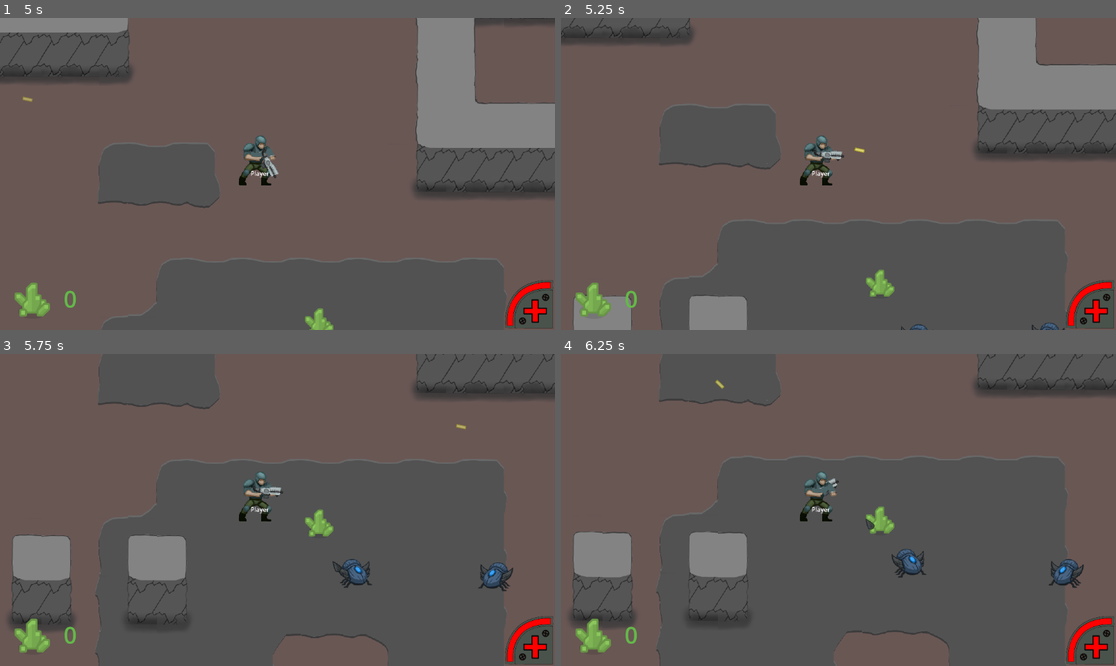
Above: before the commit, frames 1-4 (two rows, left to right).
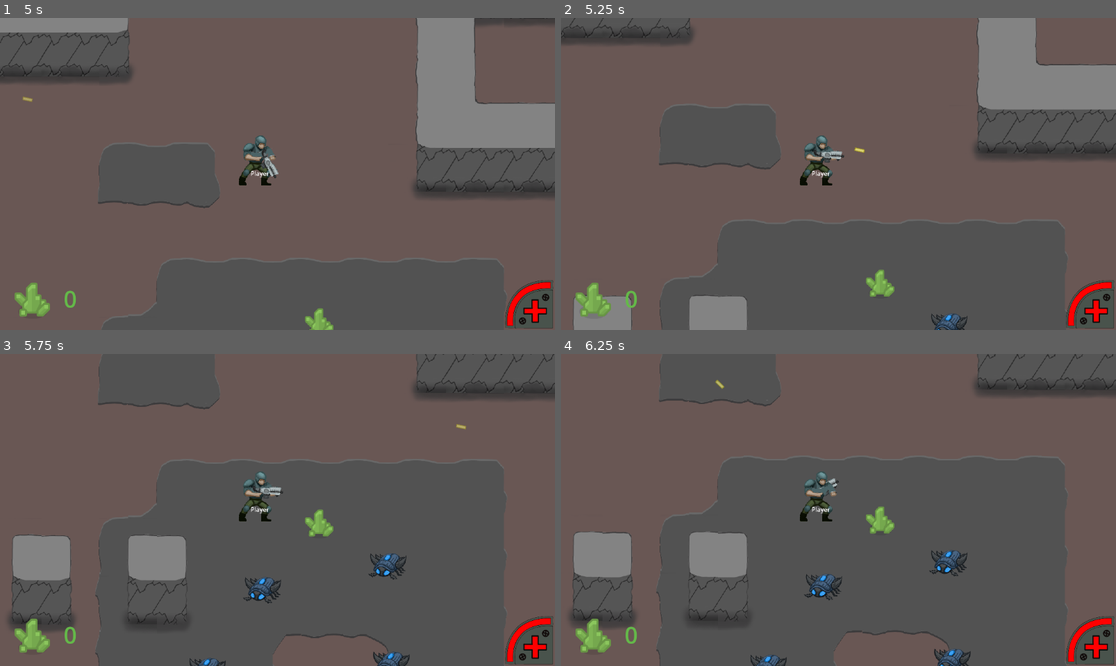
Above: after the commit, the same moments.

Repository: nuzcraft/gdfg-team-4
Game: Godot game, scene res://scenes/levels/level2.tscn
The game is run twice, just before and just after one commit, with the same random seed, the same clock (stepped at 60 frames per second) and the same inputs. This scene is started directly instead of the project's main scene.
Inputs (mouse positions are in pixels of both pictures, inside the frame that each line leads up to):
- Up to frame 1 (5 s): tap Enter at 0.5 s; move the mouse to (399, 158) at 0.52 s; hold D (right) 0.53-1.25 s; tap Space (primaryAction) at 0.6, 3.5, 3.6 s; click (399, 158) at 0.67 s; drag from (166, 189) to (288, 320) at 1.27 s; move the mouse to (333, 105) at 2.02 s; hold D (right) 2.03-2.75 s; tap Alt at 2.1 s; drag from (249, 236) to (111, 127) at 2.77 s; move the mouse to (444, 220) at 3.52 s; hold A (left) 3.53-4.25 s; drag from (111, 127) to (316, 320) at 4.27 s
- Up to frame 2 (5.25 s): tap Enter at 5 s; move the mouse to (866, 174) at 5.02 s; hold S (down) from 5.03 s (still down); tap Alt at 5.1 s; click (866, 174) at 5.17 s
- Up to frame 3 (5.75 s): keep holding S (down)
- Up to frame 4 (6.25 s): release S (down) at 5.75 s; drag from (755, 432) to (1027, 428) at 5.77 s

Frame 1 is identical in both runs. In frame 2, 0.3% of the frame differs, in the area x 61-91%, y 94-100%; in frame 3, 1.7%; in frame 4, 1.8%, in the area x 34-95%, y 52-100%.
Error after the commit: Parse Error: Identifier "SHOOTING" not declared in the current scope. (res://scenes/enemies/ice_beetle.gd:6)

Commit message:
removes shooting from enemy.gd

Diff:
--- a/scenes/enemies/enemy.gd
+++ b/scenes/enemies/enemy.gd
@@ -24,7 +24,6 @@
 
 enum {
 	IDLE,
-	SHOOTING,
 	PURSUIT,
 	DEAD
 }
@@ -64,13 +63,6 @@
 	match state:
 		PURSUIT:
 			target_pos = target.position
-		SHOOTING:
-			if can_shoot:
-				target_pos = target.position
-				var _target_dir = (target_pos - position).normalized()
-				weapon.fire(_target_dir)
-				can_shoot = false
-				shot_timer.start()
 
 func _physics_process(_delta: float) -> void:
 	if target_pos:
@@ -110,8 +102,6 @@
 			home_pos = position
 			target_pos = Vector2(rng.randf() * 500, rng.randf() * 500) + home_pos
 			speed = idle_speed
-		SHOOTING:
-			state = SHOOTING
 		PURSUIT:
 			state = PURSUIT
 			speed = pursuit_speed
